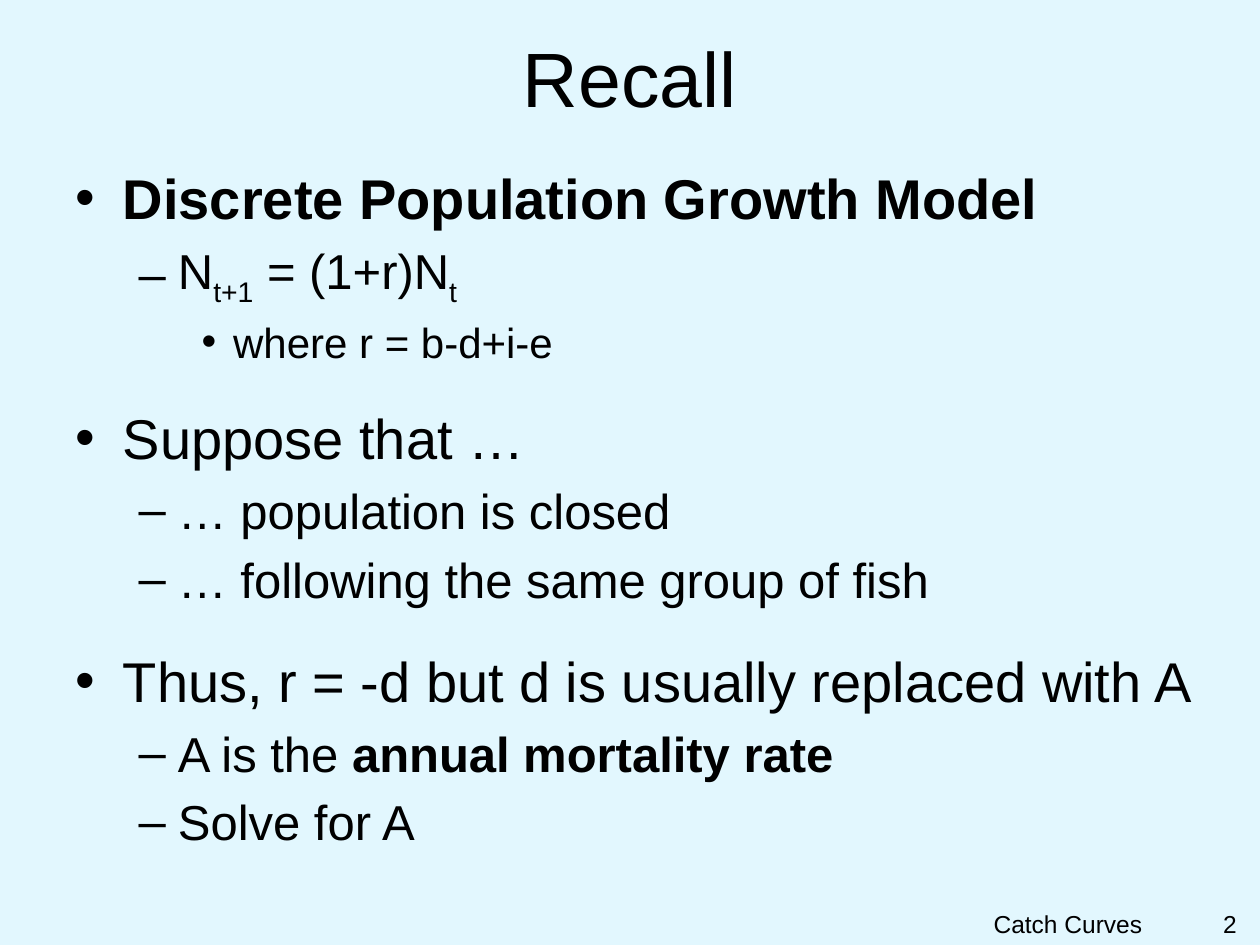
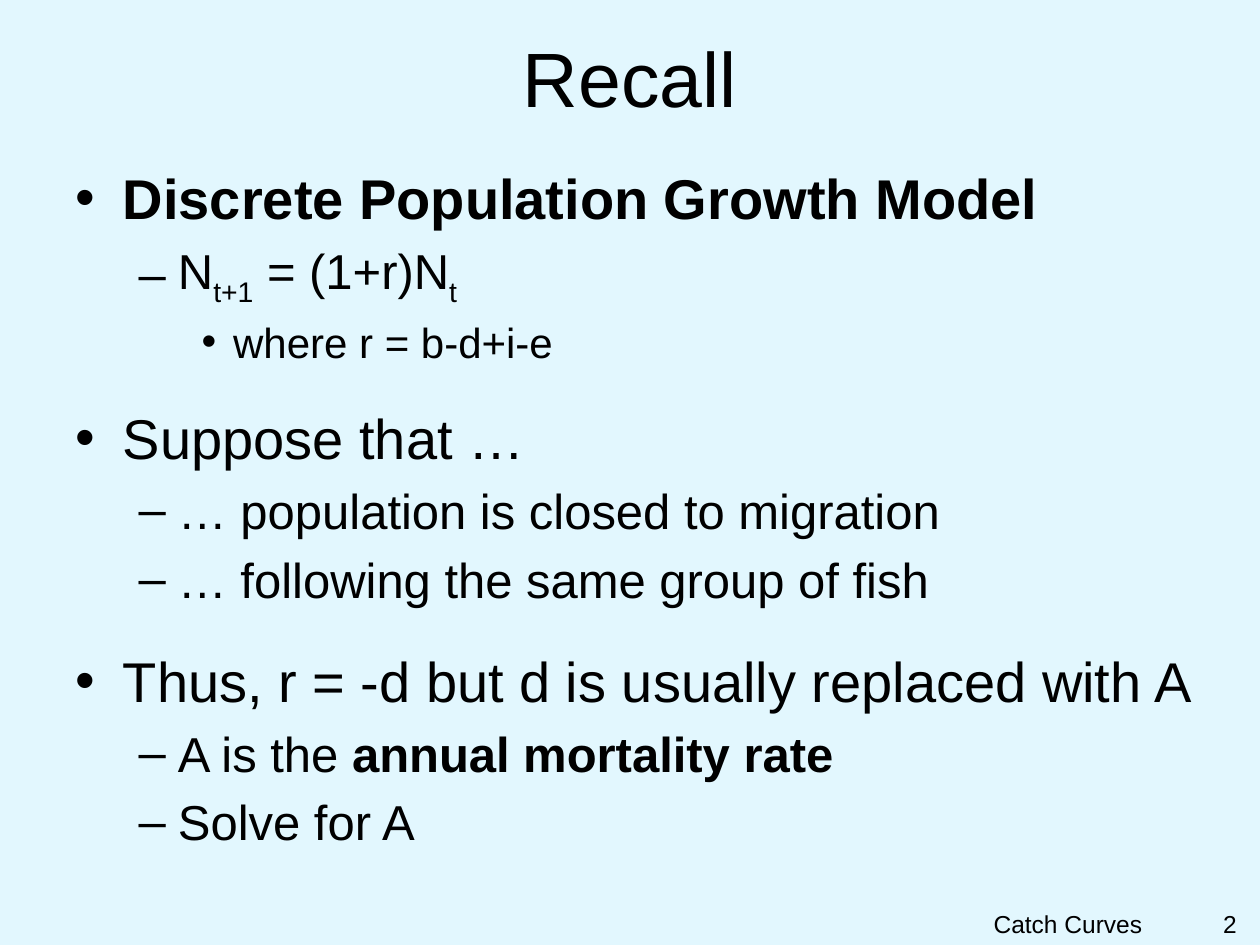
Before and after one commit to droglenc/NCNRS349, a slide deck: slide 2 of modules/PPT/Mortality1.pptx. Drawn at 1260x945 pixels with LibreOffice and Linux fonts; fonts in the diff are those of the drawing; background and template pictures are left out. Boxes give left, top, right and bottom in pixels: in the first picture for what was removed or moved away, otherwise in the second. Text is boxed around its words. In the diff, an @@ line names an element or a change of style, - is before the commit and + after.

```diff
--- a/modules/PPT/Mortality1.pptx
+++ b/modules/PPT/Mortality1.pptx
@@ text at box(240, 493, 939, 539): text changed @@
-  – … population is closed
+  – … population is closed to migration
```
Also in this commit, not shown: 20 other files.
